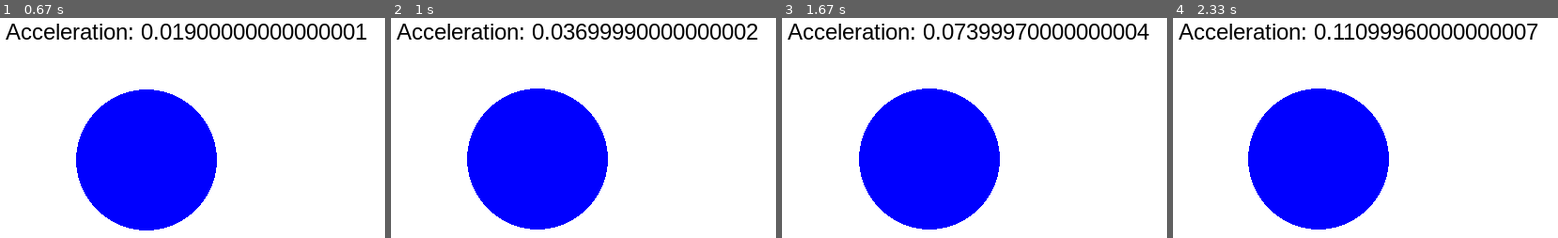
Above: before the commit, frames 1-4 (left to right).
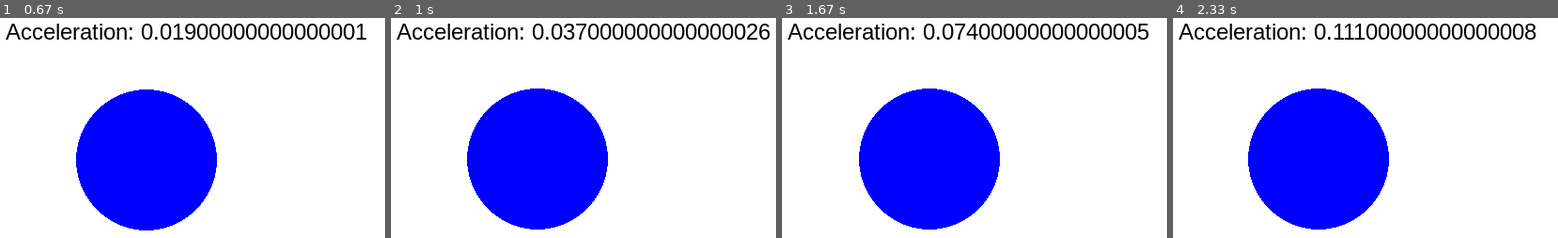
Above: after the commit, the same moments.

Repository: paytontech/pygame-testing
Game: pygame game, started from main.py
Two runs of this game, one before a commit and one after it. Both use one fixed random seed, a clock stepped at 60 frames per second and the inputs below.
Inputs:
- Up to frame 1 (0.67 s): hold Right from 0.33 s (still down)
- Up to frame 2 (1 s): release Right at 0.8 s; hold Up from 0.83 s (still down)
- Up to frame 3 (1.67 s): release Up at 1.13 s; hold Right 1.17-1.63 s
- Up to frame 4 (2.33 s): hold Left 1.67-2.2 s; hold Down from 2.23 s (still down)

Frame 1 is identical in both runs. In frame 2, 0.6% of the frame differs, in the area x 48-99%, y 2-10%; in frame 3, 0.7%; in frame 4, 2.4%, in the area x 47-95%, y 2-10%.

Commit message:
remaking this with less messy code
doesnt work very well at all right now but who actually truly cares

Diff:
--- a/main.py
+++ b/main.py
@@ -1,5 +1,6 @@
 import pygame
 import pygame.freetype
+from enum import Enum
 
 from pygame.locals import  (
     K_UP,
@@ -16,6 +17,11 @@
 
 pygame.init()
 
+class c_axis(Enum):
+    up = 1
+    down = -1
+    left = 2
+    right = -2
 
 screen = pygame.display.set_mode((800, 600))
 pygame.display.set_caption('paytondev')
@@ -28,10 +34,16 @@
                    # if you want to use this module.
 font = pygame.font.SysFont('arial', 24)
 accelMultiplier = 0.001
-accelStopYUp = False
-accelStopYDown = False
-accelStopXLeft = False
-accelStopXRight = False
+
+def slow(axis):
+    global acceleration
+    global circleX
+    global circleY
+    acceleration-=accelMultiplier
+    match axis:
+        case c_axis.up:
+            circleY -= accelMultiplier * acceleration
+            print("slowing circleY")
 while running:
     accelText = "Acceleration: " + str(acceleration)
     keys = pygame.key.get_pressed()
@@ -41,30 +53,24 @@
     for event in pygame.event.get():
         if event.type == KEYUP:
             if keys[K_UP]:
-                accelStopYUp = True
-                #accelStopYDown = False
-                #accelStopXLeft = False
-                #accelStopXRight = False
+                slow(c_axis.up)
             elif keys[K_DOWN]:
-                accelStopYDown = True
-                #accelStopYUp = False
-                #accelStopXLeft = False
-                #accelStopXRight = False
+                slow(c_axis.down)
             elif keys[K_LEFT]:
-                accelStopXLeft = True
-                #accelStopXRight = False
-                #accelStopYUp = False
-                #accelStopYDown = False
+                slow(c_axis.left)
             elif keys[K_RIGHT]:
-                accelStopXRight = True
-                #accelStopXLeft = False
-                #accelStopYUp = False
-                #accelStopYDown = False
-            else:
-                acceleration -= 0.0000001
+                slow(c_axis.right)
+
         if event.type == pygame.QUIT:
             running = False
-    if accelStopYUp:
+    #redoing this
+    """
+    This code (from what i can gather) check if no keys are being held down, and if so, subtracts acceleration my accelMultiplier
+    This is undoubtedly spaghetti code and is largely impossible to read.
+    I'm leaving this code here for anybody who thinks that their code is messy. hopefully this brings some confidence to that person.
+    anyways im redoing this entire thing so yeah
+    """
+    """ if accelStopYUp:
         if acceleration > 0:
             acceleration -= accelMultiplier
             circleY -= 0.5 * acceleration
@@ -95,7 +101,7 @@
         elif acceleration < 0:
             accelStopXRight = False
     #else:
-        #print("done with accelStopxRight")
+        #print("done with accelStopxRight") """
     if keys[K_UP]:
 
                 acceleration += accelMultiplier
@@ -120,7 +126,6 @@
         circleX = 600
     if circleY < 0:
         circleY = 800
-    print("circle coords: X: {circleX}, YL {circleY}")
     # Fill the background with white
     screen.fill((255, 255, 255))
 
--- /dev/null
+++ b/remake.py
@@ -0,0 +1,108 @@
+# the original thing was too messy and destroyed for me to even read - redoing it here
+from cProfile import run
+from operator import truediv
+from re import A
+import pygame
+import pygame.freetype
+from enum import Enum
+
+from pygame.locals import  (
+    K_UP,
+    K_DOWN,
+    K_LEFT,
+    K_RIGHT,
+    K_ESCAPE,
+    K_SPACE,
+    K_RETURN,
+    KEYDOWN,
+    QUIT,
+    KEYUP,
+)
+
+pygame.init()
+
+class c_axis(Enum):
+    up = 1
+    down = -1
+    left = 2
+    right = -2
+font = pygame.font.SysFont('arial', 24)
+screen = pygame.display.set_mode((800, 600))
+pygame.display.set_caption('paytondev')
+circleX = 400
+circleY = 300
+accelerationX = 0
+accelerationY = 0
+accelMultiplier = 0.001
+running = True
+accelText = "..."
+
+
+def moveUp():
+    global accelerationY
+    accelerationY+=accelMultiplier
+def moveDown():
+    global accelerationY
+    accelerationY-=accelMultiplier
+def moveLeft():
+    global accelerationX
+    accelerationX+=accelMultiplier
+def moveRight():
+    global accelerationX
+    accelerationX-=accelMultiplier
+def checkBounds():
+    global circleX, circleY
+    if circleX > 800:
+        circleX = 0
+    if circleX < 0:
+        circleX = 800
+    if circleY > 600:
+        circleY = 0
+    if circleY < 0:
+        circleY = 600
+
+
+while running:
+    if accelerationX == 0:
+        accelerationX = 0
+    if accelerationY == 0:
+        accelerationY = 0
+    keys = pygame.key.get_pressed()
+    for event in pygame.event.get():
+        if event.type == pygame.QUIT:
+            running = False
+
+    if keys[K_UP]:
+                moveUp()
+    if keys[K_DOWN]:
+        moveDown()
+    if keys[K_LEFT]:
+        moveLeft()
+    if keys[K_RIGHT]:
+        moveRight()
+    if keys[K_SPACE]:
+        accelerationX = 0
+        accelerationY = 0
+    accelText = "X: " + str(accelerationX) + ", Y: " + str(accelerationY)
+    #if there are no keys being pressed
+    #and if acceleration is more than zero
+    #subtract acceleration by accelMultiplier
+    if accelerationY != 0:
+        if (keys[K_UP] != True and keys[K_DOWN] != True):
+            accelerationY-=accelMultiplier
+    if accelerationX != 0:
+        if (keys[K_LEFT] != True and keys[K_RIGHT] != True):
+            accelerationX-=accelMultiplier
+
+    #movement. if acceleration > 0, circle moves in that direction. if acceleration = 0, circle doesnt move (hopefully)
+    circleY-=0.5*accelerationY
+    circleX-=0.5*accelerationX
+    checkBounds()
+
+
+    screen.fill((255, 255, 255))
+    img = font.render(accelText, True, (0,0,0))
+    pygame.draw.circle(screen, (0, 0, 255), (circleX, circleY), 75)
+    screen.blit(img, [100, 100])
+    pygame.display.flip()
+pygame.quit()
